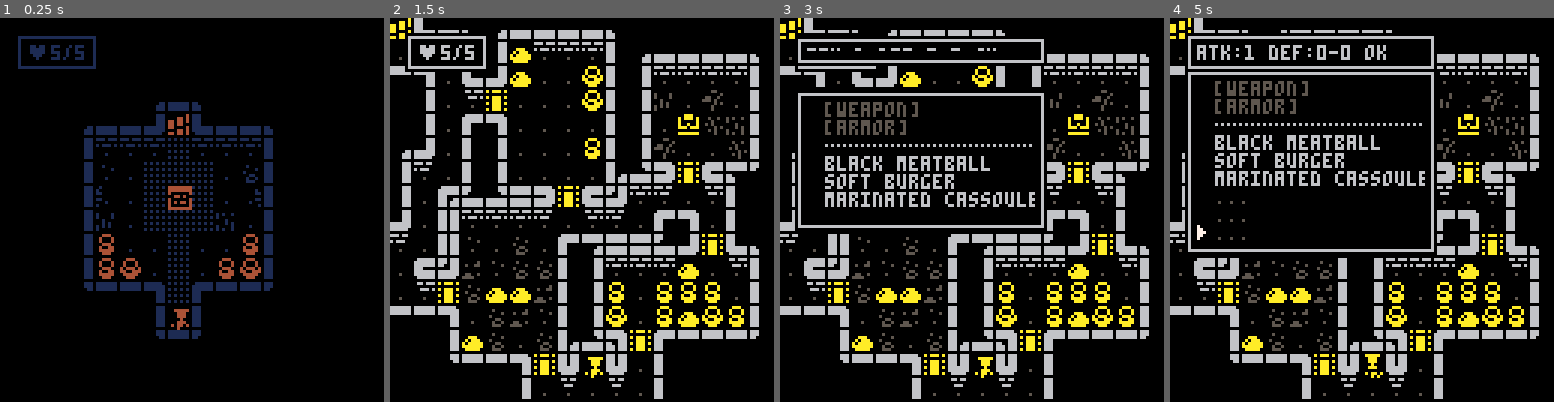
Above: before the commit, frames 1-4 (left to right).
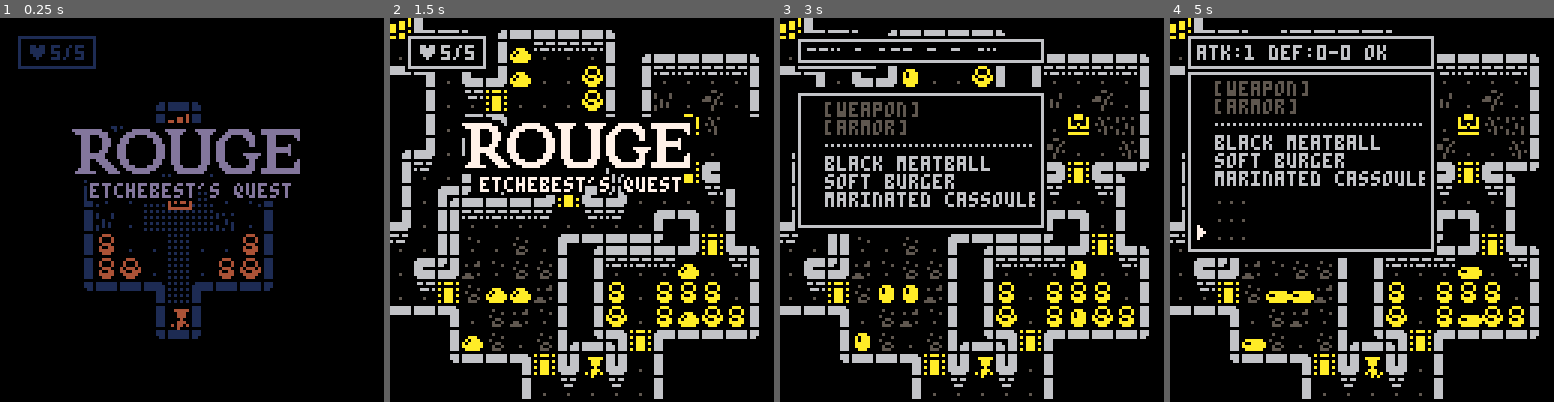
Above: after the commit, the same moments.

Repository: salty-max/pico-8
Game: PICO-8 cartridge carts/rouge/rouge.p8
Same seed, same stepped clock (60 frames per second), same inputs: the game is played once before the commit and once after it.
Inputs:
- Up to frame 1 (0.25 s): no input
- Up to frame 2 (1.5 s): tap X (X key) at 0.33, 1.07 s; tap O (Z key) at 0.7 s
- Up to frame 3 (3 s): hold Right 1.6-2.1 s; tap O (Z key) every 0.4 s from 1.7 to 2.9 s; tap X (X key) at 1.85, 2.97 s; hold Up 2.15-2.42 s; hold Right from 2.47 s (still down)
- Up to frame 4 (5 s): release Right at 3.03 s; hold Left 3.08-3.58 s; tap O (Z key) every 0.4 s from 3.3 to 4.9 s; hold Down 3.63-3.97 s; hold Right 4.02-4.68 s; tap X (X key) at 4.08 s; hold Up from 4.73 s (still down)

The runs differ from the first frame. In frame 1, 5.8% of the frame differs, in the area x 18-79%, y 27-48%; in frame 2, 6.6%, in the area x 18-97%, y 25-47%; in frame 3, 0.5%; in frame 4, 0.4%.

Commit message:
rouge: implements title screen

Diff:
--- a/carts/rouge/rouge.p8
+++ b/carts/rouge/rouge.p8
@@ -158,7 +158,7 @@
 2001010141344101014234414101012203030310111124482311111203030303030303030320020202020222030303030202020202020202020202020202020200000000000000000000000000000000000000000000000000000000000000000000000000000000000000000000000000000000000000000000000000000000
 2001400142183347331928193333473d03030320040404080404042203030303030303030320040404040422030303030202020202020202020202020202020200000000000000000000000000000000000000000000000000000000000000000000000000000000000000000000000000000000000000000000000000000000
 20410101413401010134014701010122030303200901080808010f2203030303030303030320014c4d4e0122030303030202020202020202020202020202020200000000000000000000000000000000000000000000000000000000000000000000000000000000000000000000000000000000000000000000000000000000
-2041014241340101013401184733333d03030320700108400801732203030303030303030320015c5d5e0122030303030202020202020202020202020202020200000000000000000000000000000000000000000000000000000000000000000000000000000000000000000000000000000000000000000000000000000000
+2041014241340101013401184733333d030303204a01084008015a2203030303030303030320015c5d5e0122030303030202020202020202020202020202020200000000000000000000000000000000000000000000000000000000000000000000000000000000000000000000000000000000000000000000000000000000
 1e334733332901c001340134c0c04122030303200c010808080d012203030303030303030320016c6d6e0122030303030202020202020202020202020202020200000000000000000000000000000000000000000000000000000000000000000000000000000000000000000000000000000000000000000000000000000000
 0101010101470101013401340101012203030320410101080101412203030303030303030320010101010122030303030202020202020202020202020202020200000000000000000000000000000000000000000000000000000000000000000000000000000000000000000000000000000000000000000000000000000000
 473333332f2e01010134013401010122030303204142010801414222030303030303030303301c2701133132030303030202020202020202020202020202020200000000000000000000000000000000000000000000000000000000000000000000000000000000000000000000000000000000000000000000000000000000
--- a/carts/rouge/src/draw.lua
+++ b/carts/rouge/src/draw.lua
@@ -72,6 +72,21 @@
   draw_spr(get_frame(m.anim), m.x * 8 + m.ox, m.y * 8 + m.oy, c, m.flp)
 end
 
+function draw_logo()
+  if logo_y > -24 then
+    logo_t -= 1
+
+    if logo_t <= 0 then
+      logo_y += logo_t / 20
+    end
+    palt(0, false)
+    palt(12, true)
+    spr(144, 22, logo_y, 14, 3)
+    palt()
+    o_print_8("etchebest's quest", 30, logo_y + 20, 7, 0)
+  end
+end
+
 function ani_map()
   t_ani += 1
   if (t_ani < 15) return
@@ -80,9 +95,9 @@
   for x = 0, 15 do
     for y = 0, 15 do
       local tle = mget(x, y)
-      if tle == 112 or tle == 114 then
+      if tle == 74 or tle == 90 then
         tle += 1
-      elseif tle == 113 or tle == 115 then
+      elseif tle == 75 or tle == 91 then
         tle -= 1
       end
 
--- a/carts/rouge/src/gen/doorway.lua
+++ b/carts/rouge/src/gen/doorway.lua
@@ -1,10 +1,11 @@
 function place_flags()
   local curf = 1
-  flags = blank_map(0)
+  flags, flag_lib = blank_map(0), {}
   for x = 0, 15 do
     for y = 0, 15 do
       if is_walkable(x, y) and flags[x][y] == 0 then
         grow_flag(x, y, curf)
+        add(flag_lib, curf)
         curf += 1
       end
     end
@@ -50,7 +51,7 @@
           end
           f1, f2 = flags[x1][y1], flags[x2][y2]
           if found and f1 != f2 then
-            add(drs, {x = mx, y = my, f = f1})
+            add(drs, {x = mx, y = my, f1 = f1, f2 = f2})
           end
         end
       end
@@ -62,7 +63,8 @@
       add(doors, d)
       mset(d.x, d.y, 1)
       snapshot()
-      grow_flag(d.x, d.y, d.f)
+      grow_flag(d.x, d.y, d.f1)
+      del(flag_lib, d.f2)
     end
   until #drs == 0
 end
--- a/carts/rouge/src/gen/gen.lua
+++ b/carts/rouge/src/gen/gen.lua
@@ -18,16 +18,21 @@
 end
 
 function map_gen()
-  copy_map(48, 0)
+  repeat
+    copy_map(48, 0)
+    rooms = {}
+    roomap = blank_map(0)
+    doors = {}
 
-  rooms = {}
-  roomap = blank_map(0)
-  doors = {}
+    gen_rooms()
+    maze_worm()
+    place_flags()
+    carve_doors()
 
-  gen_rooms()
-  maze_worm()
-  place_flags()
-  carve_doors()
+    if #flag_lib > 1 then
+      debug[1] = "reconnected area"
+    end
+  until #flag_lib == 1
   carve_scuts()
   start_end()
   fill_ends()
--- a/carts/rouge/src/gen/props.lua
+++ b/carts/rouge/src/gen/props.lua
@@ -122,9 +122,9 @@
 function deco_torch(r, tx, ty, x ,y)
   if rnd(3) > 1 and y % 2 == 1 and not is_next_to_tile(tx, ty, 71) then
     if x == 0 then
-      mset(tx, ty, 112)
+      mset(tx, ty, 74)
     elseif x == r.w - 1 then
-      mset(tx, ty, 114)
+      mset(tx, ty, 90)
     end
   end
 end
--- a/carts/rouge/src/input.lua
+++ b/carts/rouge/src/input.lua
@@ -16,7 +16,7 @@
 
 function handle_butt(b)
   if b < 0 then return end
-
+  if logo_t > 0 then logo_t = 0 end
   if b < 4 then
     move_player(dir_x[b + 1], dir_y[b + 1])
   elseif b == 4 then
--- a/carts/rouge/src/main.lua
+++ b/carts/rouge/src/main.lua
@@ -34,6 +34,11 @@
   fade_perc = 1
   -- buffer for inputs
   butt_buff = -1
+
+  logo_show = true
+  logo_t = 240
+  logo_y = 35
+
   -- flag for skipping AI
   skip_ai = false
   -- array for living mobs
@@ -80,6 +85,7 @@
 function _draw()
   _drw()
   draw_windows()
+  draw_logo()
   if is_dyn_gen then
     fade_perc = 0
   else
Not shown, changed: 62 lines of the sprite sheet (__gfx__) section of carts/rouge/rouge.p8
